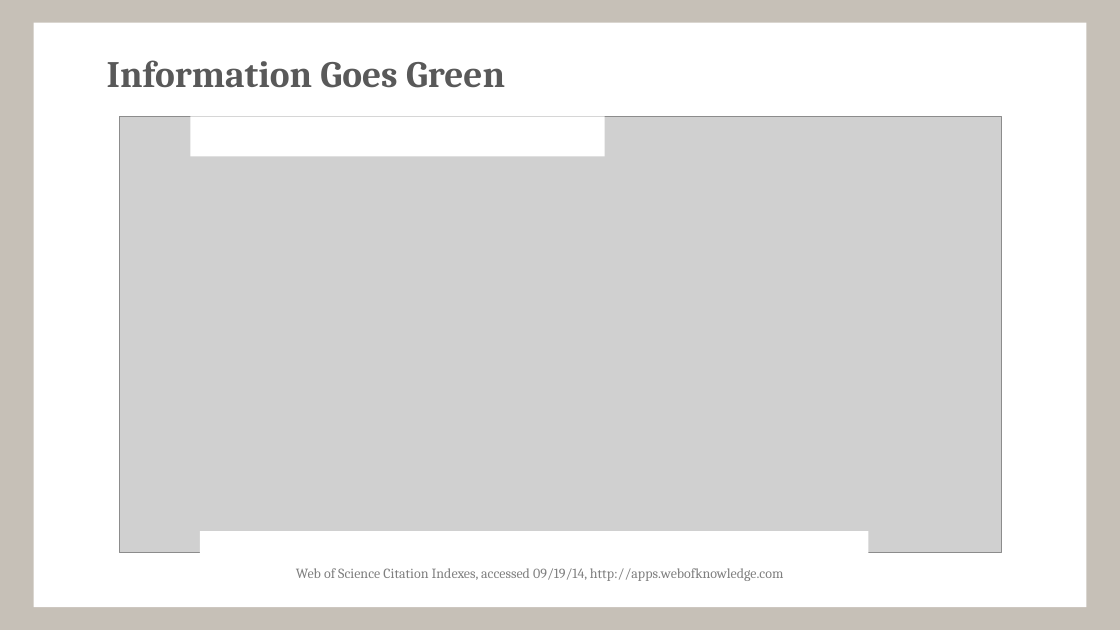
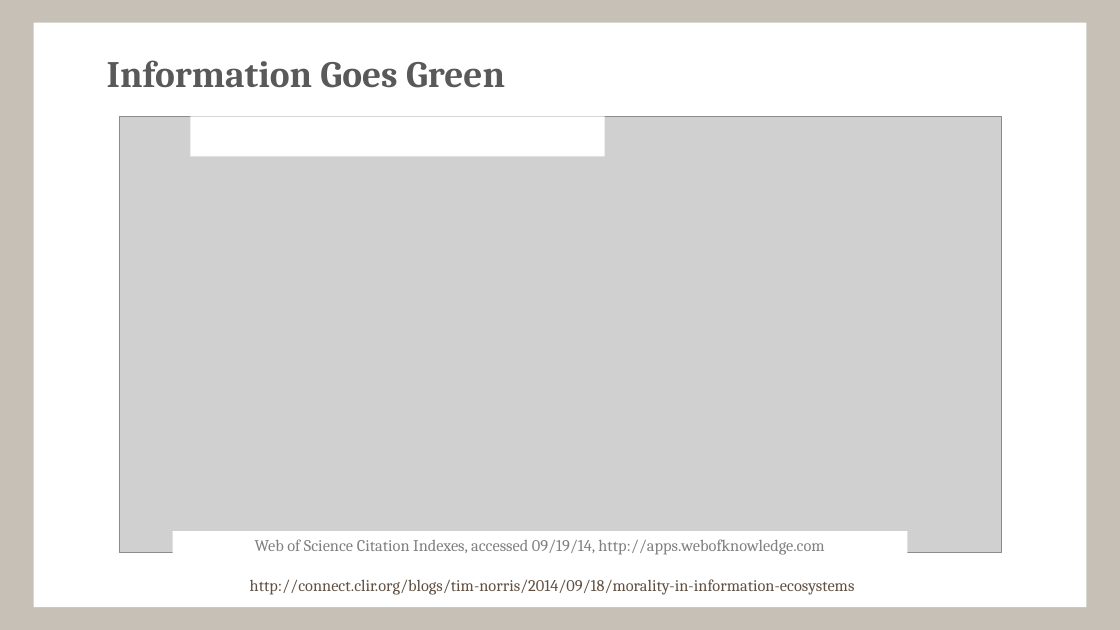
Before and after one commit to tsuomela/Information-Ecosystems-and-Ecologies, a slide deck: slide 3 of figures/2016_AAG_InfoEcosystem.pptx (slide 4 before the commit). Drawn at 1120x630 pixels with LibreOffice and Linux fonts; fonts in the diff are those of the drawing; grey boxes stand for pictures. Boxes give left, top, right and bottom in pixels: in the first picture for what was removed or moved away, otherwise in the second. Text is boxed around its words. In the diff, an @@ line names an element or a change of style, - is before the commit and + after.

Commit message:
presentation

```diff
--- a/figures/2016_AAG_InfoEcosystem.pptx
+++ b/figures/2016_AAG_InfoEcosystem.pptx
@@ rectangle "Web of Science Citation Indexes, ...": place and size @@
-rectangle "Web of Science Citation Indexes, ..." at bbox=[296, 568, 784, 581]
+rectangle "Web of Science Citation Indexes, ..." at bbox=[173, 531, 908, 560]
@@ rectangle "Web of Science Citation Indexes, ..." at bbox=[173, 531, 908, 560]: size 12 to 14 pt @@
@@ text added at bbox=[250, 579, 855, 595], 14 pt, text #615042 @@
+http://connect.clir.org/blogs/tim-norris/2014/09/18/morality-in-information-ecosystems
```
Also in this commit, not shown: 1 other slide changed, 12 slides added, 5 slides removed, 1 other file.
